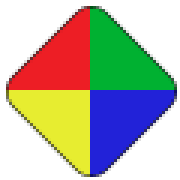
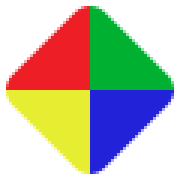
The second 180 × 180 image is a revision of the first. Changes to its layers:
painted on "Red" over box(6, 6, 90, 90)
painted on "Green" over box(90, 6, 177, 90)
painted on "Blue" over box(90, 90, 177, 177)
painted on "Yellow" over box(6, 90, 90, 177)
